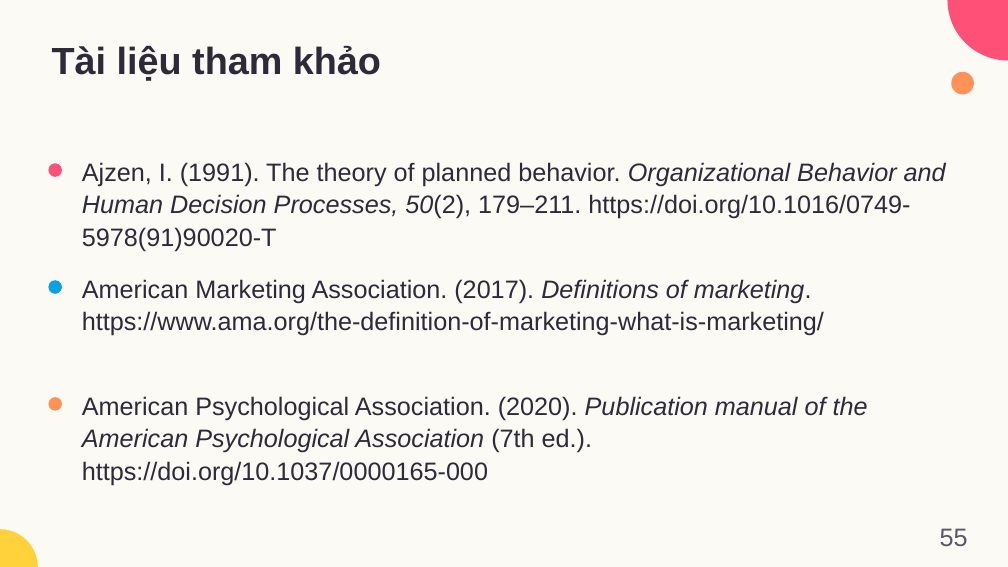
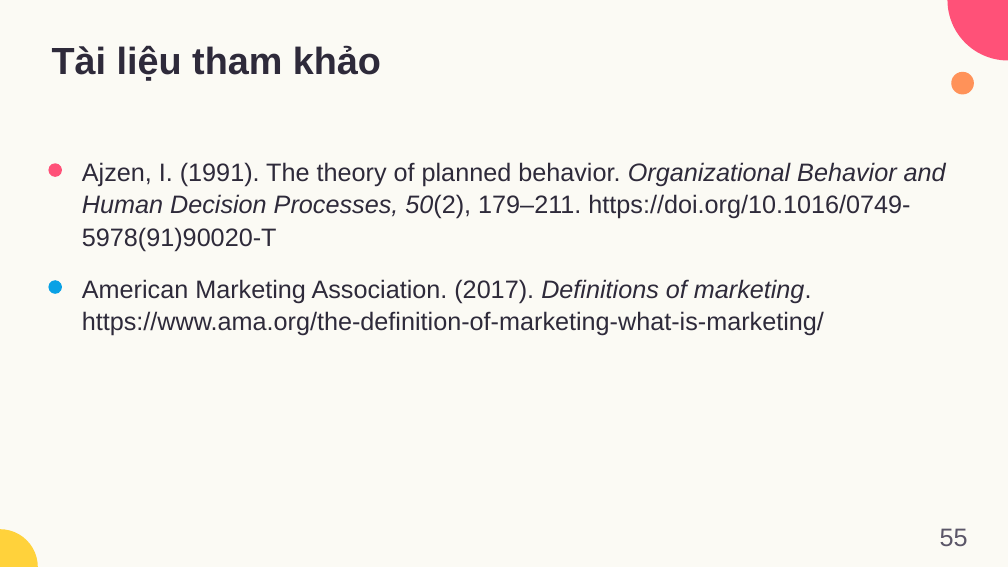
Before and after one commit to dnbaoquyen/academic-pptx-skill, a slide deck: slide 55 of mkt1107/output/MKT1107_W02_slides.pptx. Drawn at 1008x567 pixels with LibreOffice and Linux fonts; fonts in the diff are those of the drawing. Boxes give left, top, right and bottom in pixels: in the first picture for what was removed or moved away, otherwise in the second. Text is boxed around its words. In the diff, an @@ line names an element or a change of style, - is before the commit and + after.

```diff
--- a/mkt1107/output/MKT1107_W02_slides.pptx
+++ b/mkt1107/output/MKT1107_W02_slides.pptx
@@ ellipse removed at box(48, 397, 62, 411) @@
@@ text removed at box(82, 396, 868, 485) @@
-American Psychological Association. (2020). Publication manual of the American Psychological Association (7th ed.). https://doi.org/10.1037/0000165-000
```
Also in this commit, not shown: 1 other slide changed, 13 other files.
